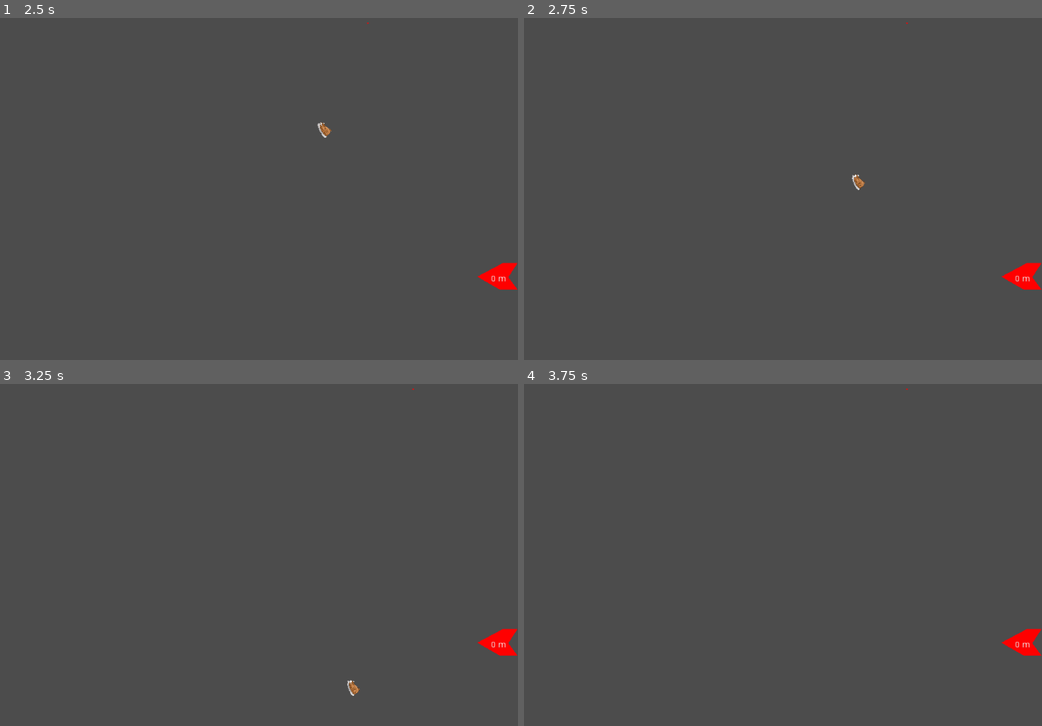
Above: before the commit, frames 1-4 (two rows, left to right).
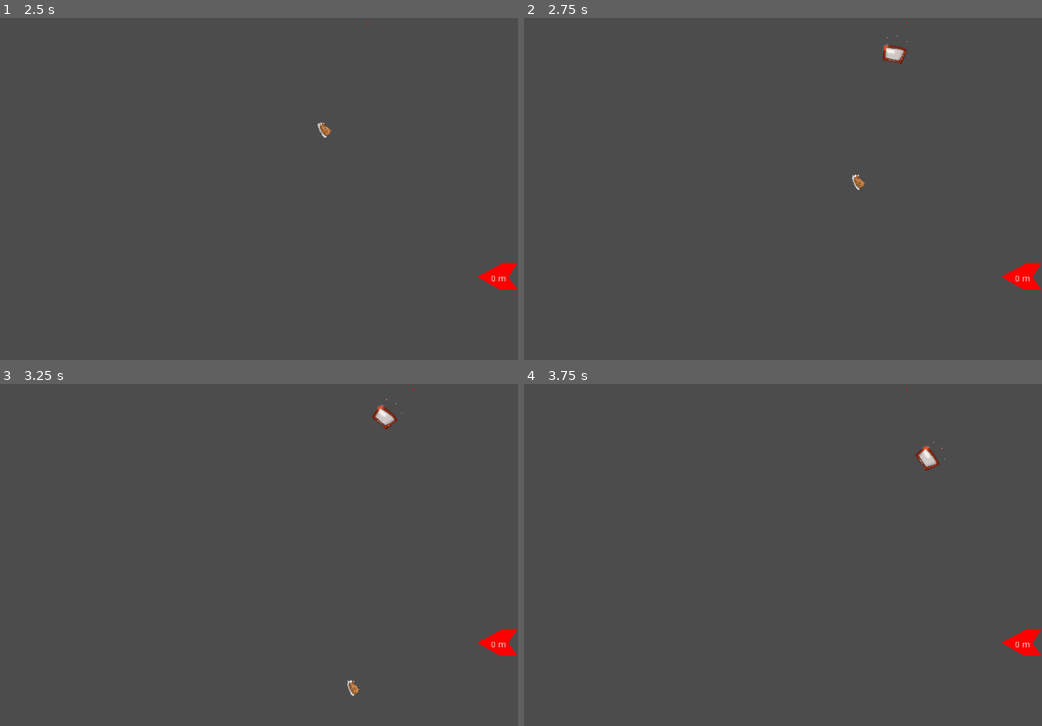
Above: after the commit, the same moments.

Repository: ludum-rlyeh/LD49-Unstable
Game: Godot game, scene res://Scenes/LevelTest.tscn
The game is run twice, just before and just after one commit, with the same random seed, the same clock (stepped at 60 frames per second) and the same inputs. The engine's default icon, where the game draws it, is replaced by a stand-in: a white triangle on a blue panel in a dark square.
Inputs:
- Up to frame 1 (2.5 s): tap Enter (ui_accept) at 0.5, 0.77, 1.52 s; hold Right (ui_right) 0.53-1.28 s; hold Down (ui_down) 1.28-2.03 s; hold Right (ui_right) from 2.03 s (still down)
- Up to frame 2 (2.75 s): keep holding Right (ui_right)
- Up to frame 3 (3.25 s): keep holding Right (ui_right); tap Enter (ui_accept) at 3.02 s
- Up to frame 4 (3.75 s): release Right (ui_right) at 3.53 s; hold Left (ui_left) from 3.53 s (still down)

Frame 1 is identical in both runs. In frame 2, 0.2% of the frame differs, in the area x 69-75%, y 5-14%; in frame 3, 0.2%, in the area x 71-78%, y 4-14%; in frame 4, 0.2%.

Commit message:
zoom dezoom en fonction du score

Diff:
--- a/Scripts/LevelTest.gd
+++ b/Scripts/LevelTest.gd
@@ -1,9 +1,11 @@
 extends Node2D
 
 var _current_height = 0
+var update_height = false
 
 func _ready():
 	_current_height = get_viewport_rect().size.y
+	Signals.connect("height_updated", self, "on_height_updated")
 
 func _input(event):
 	if event.is_action_pressed("ui_accept"):
@@ -32,14 +34,19 @@
 
 func _process(delta):
 
-	var new_pos = $Popper.position
-	if $Scorer.position.y < _current_height / 4.0:
-		new_pos.y -= _current_height
-		_current_height *= 2.0
-	elif _current_height > get_viewport_rect().size.y and $Scorer.position.y > 3.0 * _current_height / 4.0 :
-		_current_height /= 2.0
-		new_pos.y += _current_height
+	if not update_height :
+		var new_pos = $Popper.position
+		if abs($Scorer.position.y - $Popper.position.y) < _current_height / 3.0:
+			new_pos.y -= _current_height
+			_current_height *= 2.0
+		elif _current_height > get_viewport_rect().size.y and abs($Scorer.position.y - $Popper.position.y)  > 3.0 * _current_height / 4.0 :
+			_current_height /= 2.0
+			new_pos.y += _current_height
 
-	if new_pos != $Popper.position:
-		Signals.emit_signal("popper_height_changed", _current_height)
-		$Popper.update_height(new_pos)
+		if new_pos != $Popper.position:
+			update_height = true
+			Signals.emit_signal("popper_height_changed", _current_height)
+			$Popper.update_height(new_pos)
+
+func on_height_updated():
+	update_height = false
--- a/Scripts/Popper.gd
+++ b/Scripts/Popper.gd
@@ -1,7 +1,7 @@
 extends Position2D
 
 export var speed = Vector2(100.0,0.0)
-export var seconds_between_pops = 10
+export var seconds_between_pops = 1
 export (float, 0, 1) var range_viewport_ratio_patrol = 0.66
 
 var _falling_objects_path = "res://Scenes/FallingObjects/"
@@ -46,6 +46,7 @@
 		if self.position.distance_to(_new_pos) > 10.0 :
 			self.position = self.position.linear_interpolate(_new_pos, delta)
 		else:
+			Signals.emit_signal("height_updated")
 			_new_pos = null
 	else:
 		_drone.position += speed * delta
--- a/Scripts/Signals.gd
+++ b/Scripts/Signals.gd
@@ -1,3 +1,4 @@
 extends Node
 
 signal popper_height_changed
+signal height_updated
